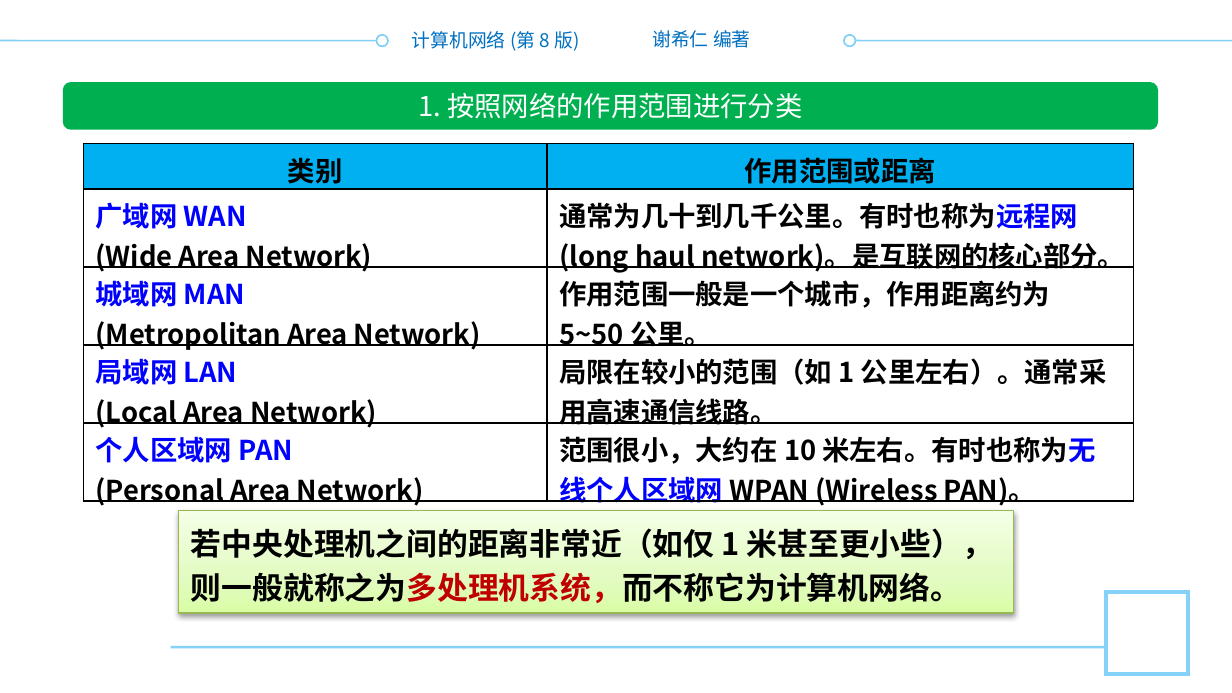
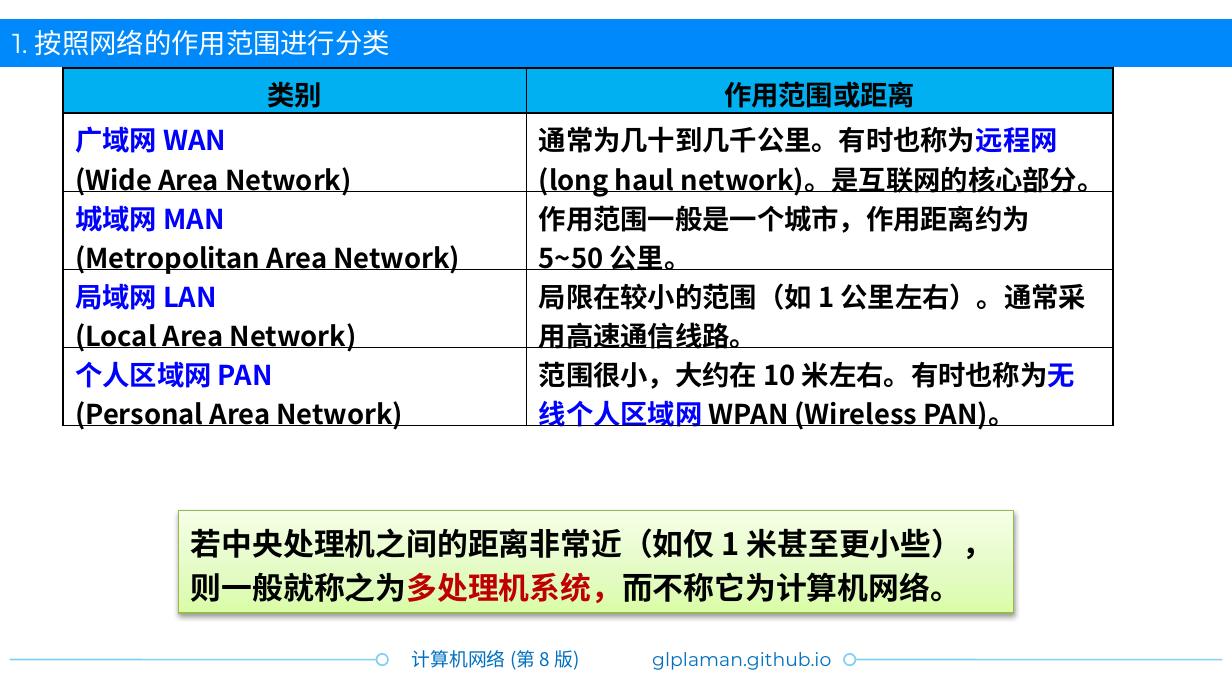
Before and after one commit to glplaman/glplaman.github.io, a slide deck: slide 70 of network/ppt/chap1.pptx (slide 69 before the commit). Drawn at 1232x693 pixels with LibreOffice and Linux fonts; fonts in the diff are those of the drawing; background and template pictures are left out. Boxes give left, top, right and bottom in pixels: in the first picture for what was removed or moved away, otherwise in the second. Text is boxed around its words. In the diff, an @@ line names an element or a change of style, - is before the commit and + after.

```diff
--- a/network/ppt/chap1.pptx
+++ b/network/ppt/chap1.pptx
@@ text "1. 按照网络的作用范围进行分类": place and size @@
-text "1. 按照网络的作用范围进行分类" at [419, 93, 802, 119]
+text "1. 按照网络的作用范围进行分类" at [12, 30, 390, 56]
@@ text "1. 按照网络的作用范围进行分类" at [12, 30, 390, 56]: font Noto Sans CJK SC to Montserrat; alignment centre to left @@
@@ rectangle added at [0, 20, 1232, 68], fill #0089FA @@
@@ rectangle removed at [584, 17, 648, 80] @@
@@ text removed at [652, 30, 751, 48] @@
-谢希仁 编著
@@ table: place and size @@
-table at [84, 144, 1133, 510]
+table at [63, 68, 1112, 630]
@@ rounded rectangle removed at [63, 83, 1158, 131] @@
@@ rectangle removed at [1106, 593, 1189, 675] @@
@@ line moved from (0, 41) - (388, 41) to (10, 659) - (388, 659) @@
@@ line removed from (171, 647) to (1106, 647) @@
@@ text added at [652, 652, 831, 670], 11 pt, text #0070C0 @@
+glplaman.github.io
@@ 2 ellipses, 1 text: place and size @@
-2 ellipses, 1 text at [377, 31, 855, 51]
+2 ellipses, 1 text at [377, 650, 855, 670]
@@ line moved from (844, 41) - (1232, 41) to (844, 659) - (1222, 659) @@
```
Also in this commit, not shown: 148 other slides changed, 1 slide added, 11 other files.
